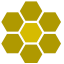
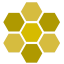
Revision of a layered (64, 64) image; what changed, layer by layer:
added layer "Camada colada #6" above "Camada colada #5" over [3, 2, 60, 63]
hid "Camada colada #5" over [1, 1, 61, 63]
